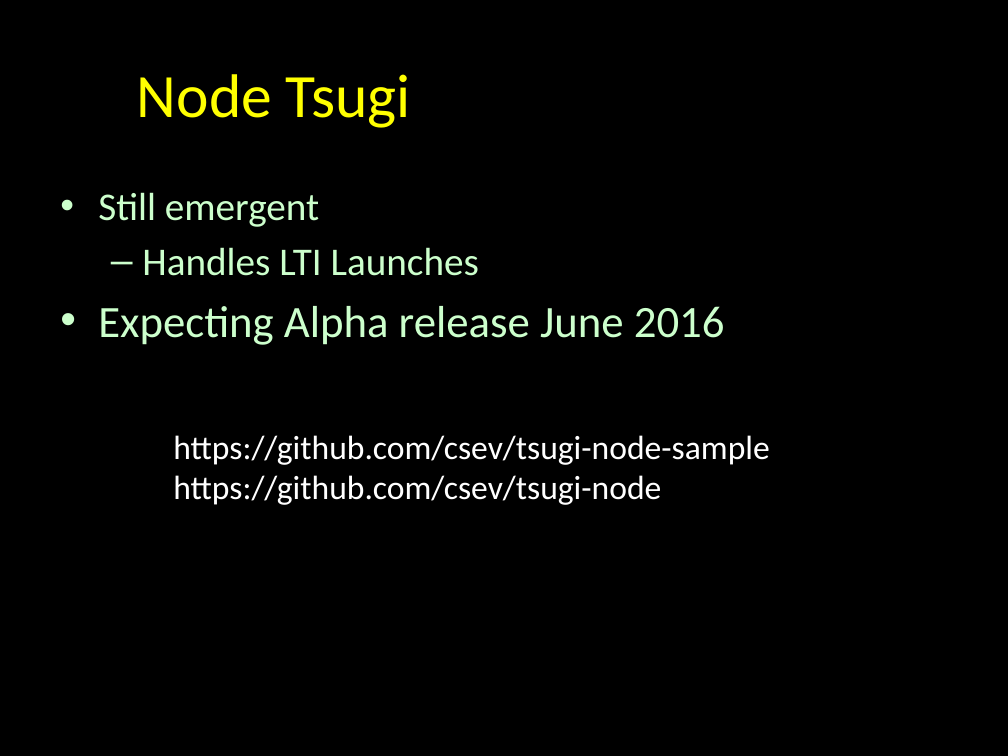
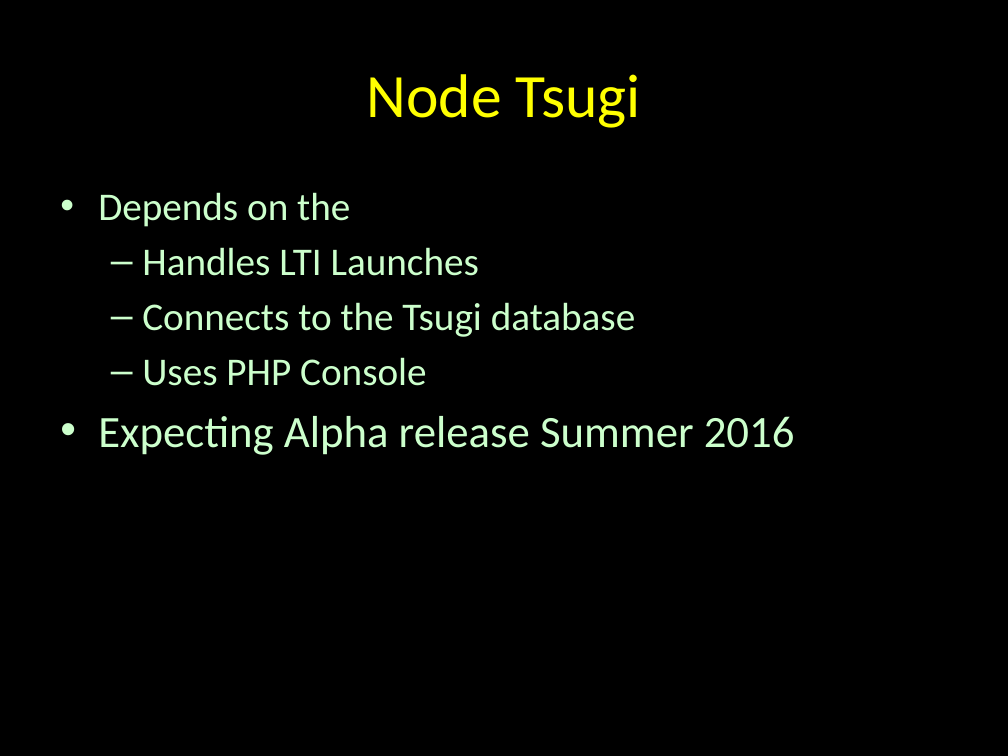
Before and after one commit to csev/tsugi-web, a slide deck: slide 16 of docs/lectures/00-Mini.pptx (slide 10 before the commit). Drawn at 1008x756 pixels with LibreOffice and Linux fonts; fonts in the diff are those of the drawing. Boxes give left, top, right and bottom in pixels: in the first picture for what was removed or moved away, otherwise in the second. Text is boxed around its words. In the diff, an @@ line names an element or a change of style, - is before the commit and + after.

```diff
--- a/docs/lectures/00-Mini.pptx
+++ b/docs/lectures/00-Mini.pptx
@@ title "Node Tsugi": place and size @@
-title "Node Tsugi" at bbox=[137, 74, 411, 128]
+title "Node Tsugi" at bbox=[367, 74, 641, 128]
@@ text at bbox=[98, 192, 350, 227]: text changed @@
-• Still emergent
+• Depends on the
@@ text at bbox=[98, 302, 795, 455]: text changed; size 32 to 28 pt @@
-• Expecting Alpha release June 2016
+  – Connects to the Tsugi database
+  – Uses PHP Console
+• Expecting Alpha release Summer 2016
@@ text removed at bbox=[173, 435, 770, 505] @@
-https://github.com/csev/tsugi-node-sample
-https://github.com/csev/tsugi-node
```
Also in this commit, not shown: 2 other slides changed, 10 slides added, 1 slide removed, 2 other files.
